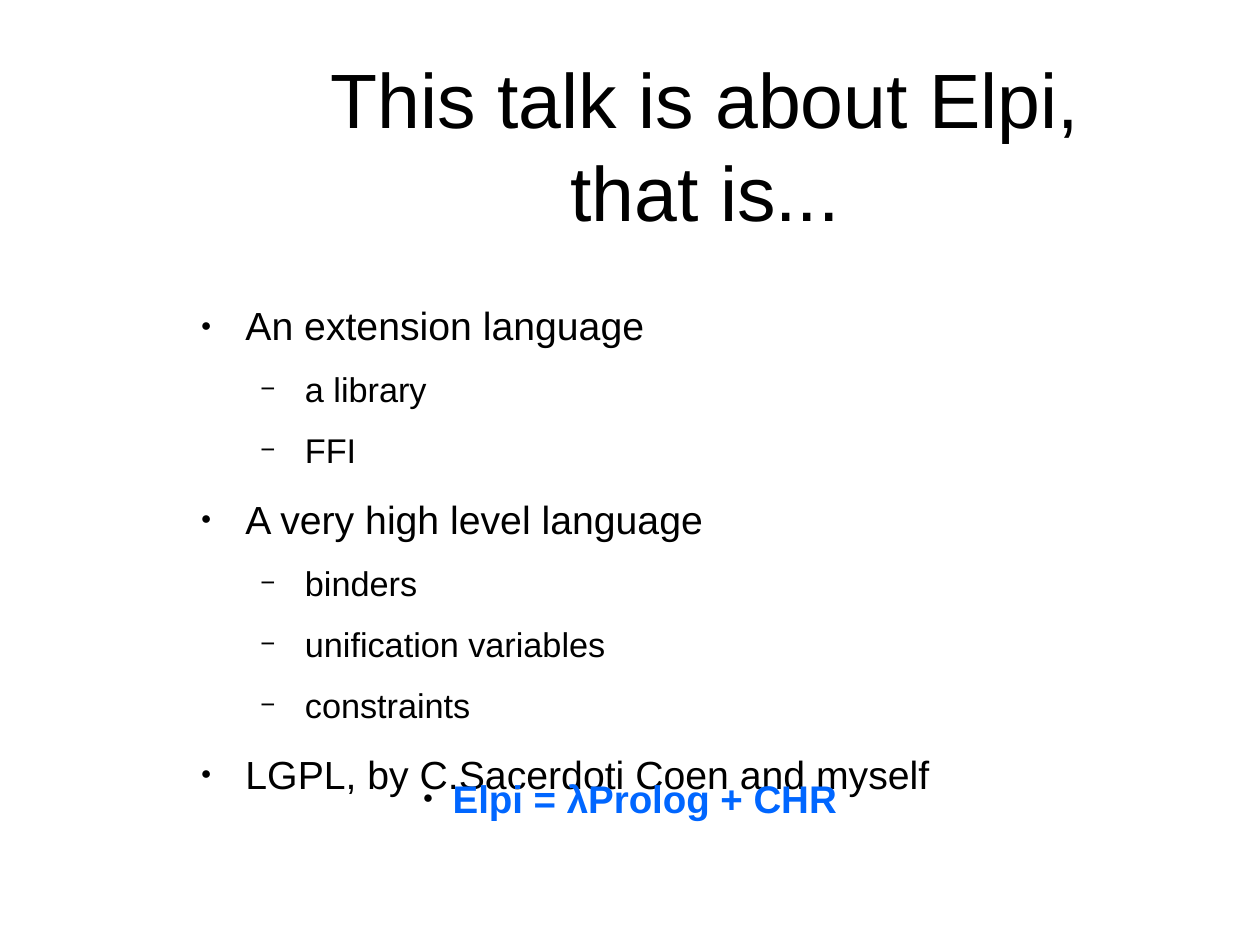
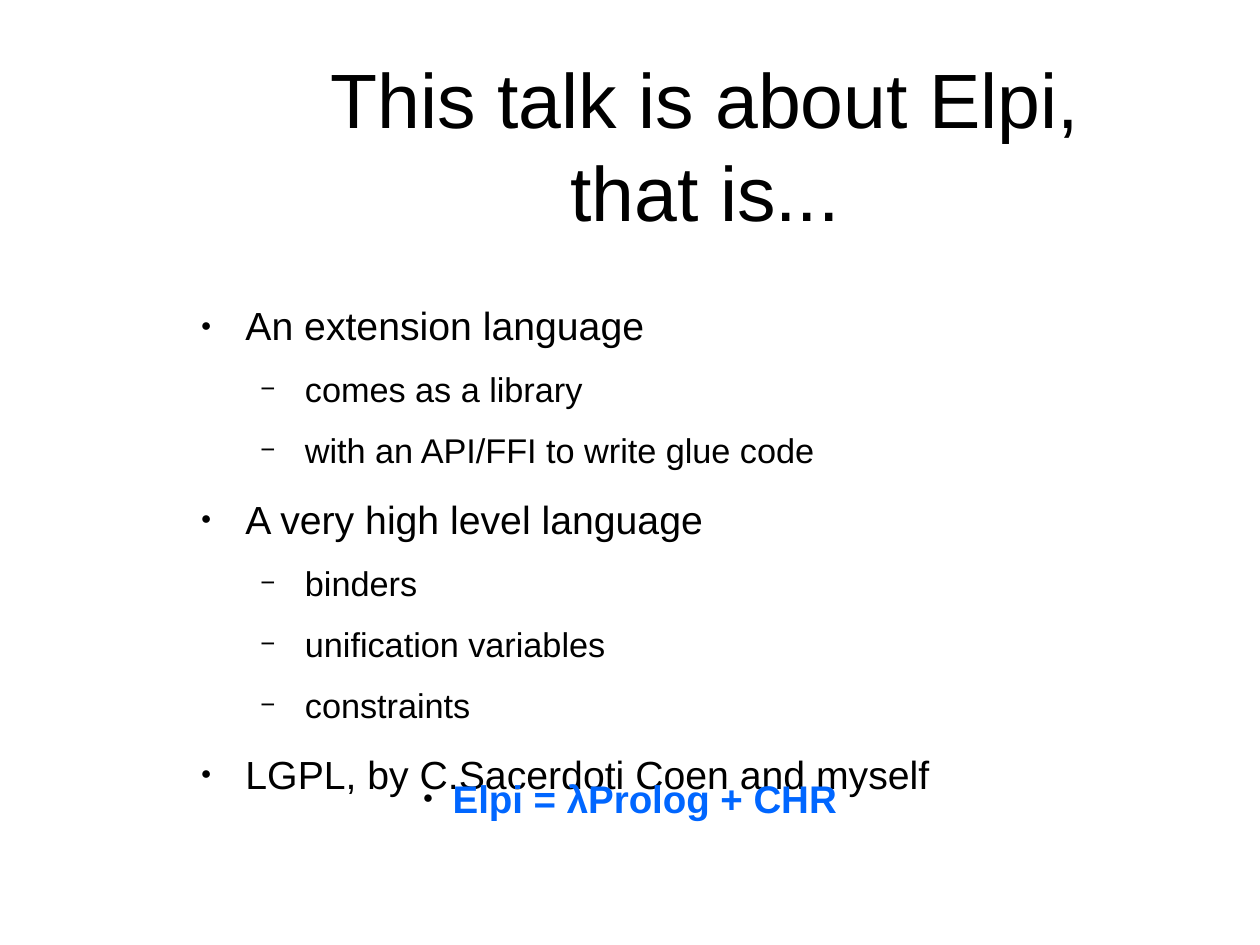
Before and after one commit to gares/mlws18, a slide deck: slide 6 of slides.odp (slide 5 before the commit). Drawn at 1260x945 pixels with LibreOffice and Linux fonts; fonts in the diff are those of the drawing; background and template pictures are left out. Boxes give left, top, right and bottom in pixels: in the first picture for what was removed or moved away, otherwise in the second. Text is boxed around its words. In the diff, an @@ line names an element or a change of style, - is before the commit and + after.

```diff
--- a/slides.odp
+++ b/slides.odp
@@ text at (305, 377, 814, 470): text changed @@
-  − a library
-  − FFI
+  − comes as a library
+  − with an API/FFI to write glue code
```
Also in this commit, not shown: 10 other slides changed, 1 slide added, 12 other files.
